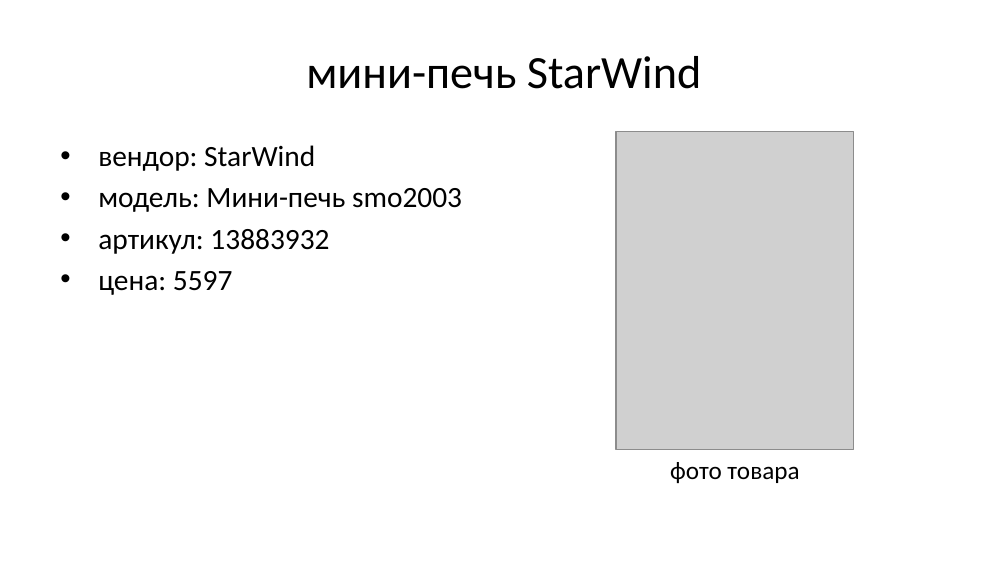
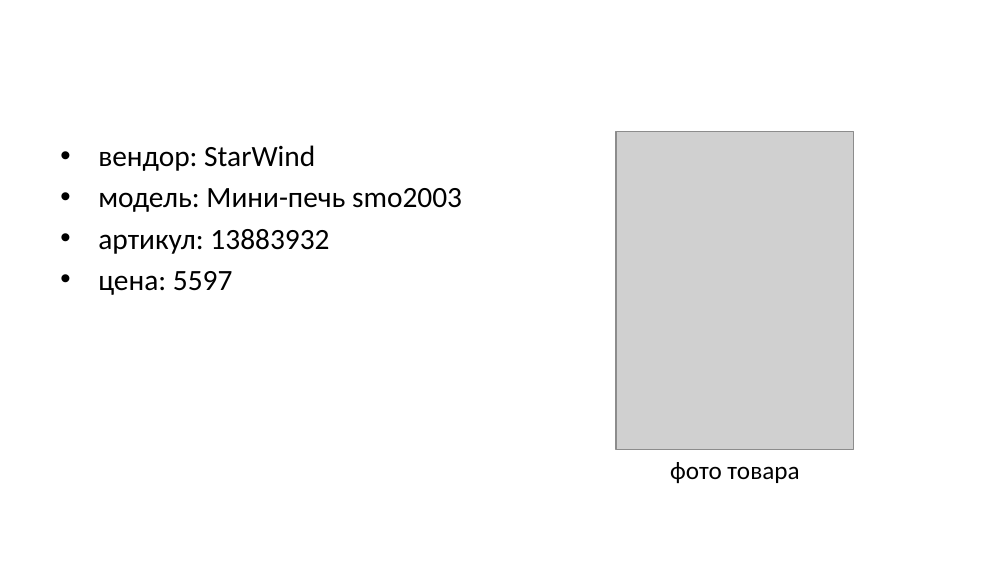
Before and after one commit to Bumeranghc/devops_py_lab, a slide deck: slide 2 of out/slides_ver_1.pptx. Drawn at 1008x567 pixels with LibreOffice and Linux fonts; fonts in the diff are those of the drawing; grey boxes stand for pictures. Boxes give left, top, right and bottom in pixels: in the first picture for what was removed or moved away, otherwise in the second. Text is boxed around its words. In the diff, an @@ line names an element or a change of style, - is before the commit and + after.

```diff
--- a/out/slides_ver_1.pptx
+++ b/out/slides_ver_1.pptx
@@ title removed at [306, 56, 701, 89] @@
-мини-печь StarWind
```
Also in this commit, not shown: 11 other files.
